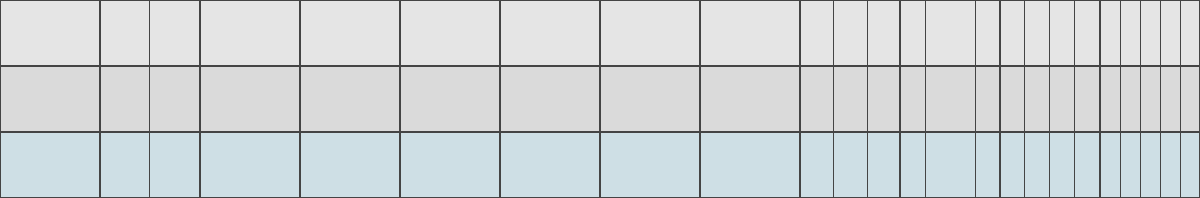
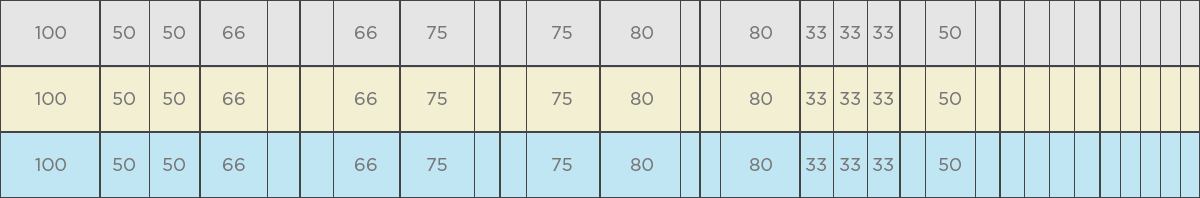
Comparing the layer stacks of the two (1200, 198) images. Changes:
added group "numbers copy 2" with 13 layers above "numbers copy" over box(35, 158, 961, 171)
added layer "80 copy" (1st of 3, in "numbers copy 2") in group "numbers copy 2" over box(750, 158, 772, 171)
added layer "80" (1st of 3, in "numbers copy 2") in group "numbers copy 2" over box(631, 158, 653, 171)
added layer "66 copy" (1st of 3, in "numbers copy 2") in group "numbers copy 2" over box(355, 158, 377, 171)
added layer "66" (1st of 3, in "numbers copy 2") in group "numbers copy 2" over box(223, 158, 245, 171)
added layer "50 copy 2" (1st of 3, in "numbers copy 2") in group "numbers copy 2" over box(939, 158, 961, 171)
added layer "50 copy" (1st of 3, in "numbers copy 2") in group "numbers copy 2" over box(163, 158, 185, 171)
added layer "100" (1st of 3, in "numbers copy 2") in group "numbers copy 2" over box(35, 158, 66, 171)
added group "numbers copy" with 13 layers above "numbers" over box(35, 92, 961, 105)
added layer "100" (2nd of 3, in "numbers copy") in group "numbers copy" over box(35, 92, 66, 105)
added group "numbers" with 13 layers above "lines" over box(35, 26, 961, 39)
added layer "100" (3rd of 3, in "numbers") in group "numbers" over box(35, 26, 66, 39)
added group "lines" with 13 layers above "bg off" over box(1, 1, 1199, 197)
moved "20,20,20,20,20" into group "lines" over box(1121, 68, 1180, 197)
moved "25,25,25,25" into group "lines" over box(1025, 68, 1074, 197)
moved "25,50,25" into group "lines" over box(926, 26, 975, 197)
moved "33,33,33" into group "lines" over box(834, 26, 867, 197)
moved "outlines" into group "lines" over box(1, 1, 1199, 197)
added layer "bg off" above "bg hover" over box(35, 1, 961, 68)
added layer "bg hover" above "bg selected" over box(1, 67, 1199, 131)
renamed "bg" to "bg selected", painted on it over box(1, 1, 1199, 197)
…and 36 more changes (36 added)
